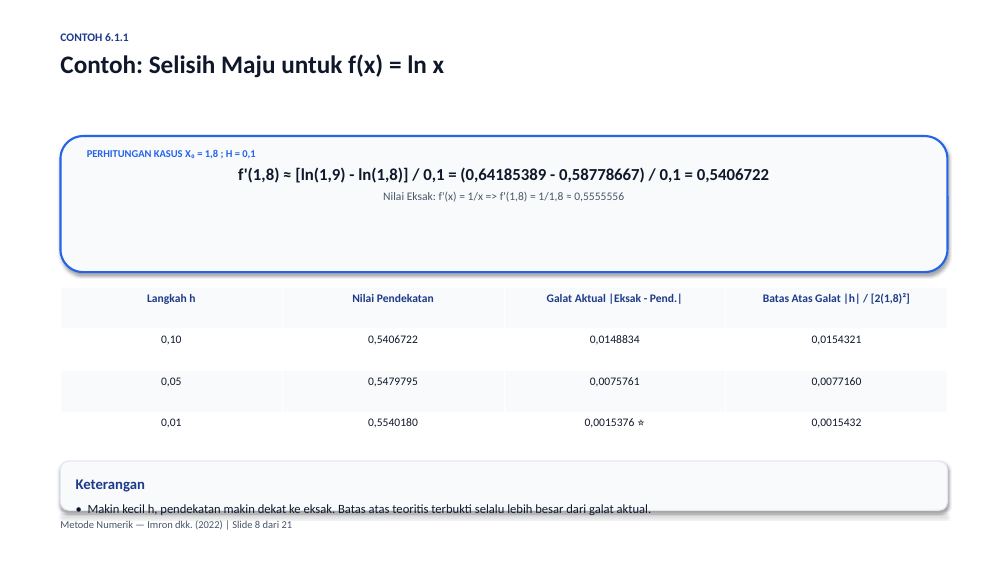
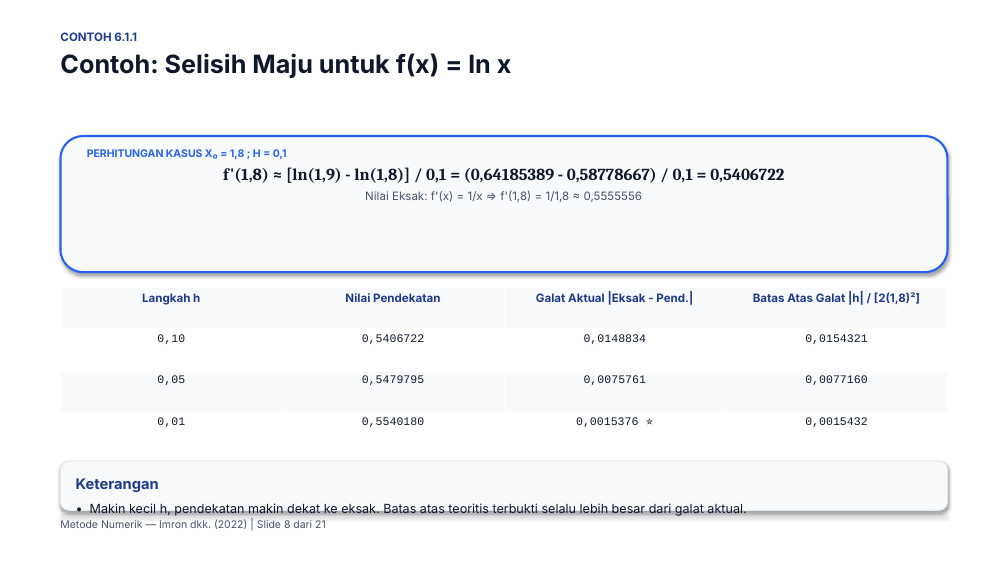
Before and after one commit to Moreyartea/Diferensiasi-Numerik, a slide deck: slide 8 of Diferensiasi_Numerik.pptx. Drawn at 1008x567 pixels with LibreOffice and Linux fonts; fonts in the diff are those of the drawing. Boxes give left, top, right and bottom in pixels: in the first picture for what was removed or moved away, otherwise in the second. Text is boxed around its words. In the diff, an @@ line names an element or a change of style, - is before the commit and + after.

Commit message:
feat: add local font assets and update print stylesheet for 16:9 presentation export

```diff
--- a/Diferensiasi_Numerik.pptx
+++ b/Diferensiasi_Numerik.pptx
@@ text "PERHITUNGAN KASUS X₀ = 1,8 ..." at bbox=[87, 149, 784, 202]: font Calibri to Inter in "PERHITUNGAN KASUS X₀ = 1,8 ; H ...", "Nilai Eksak: f'(x) = 1/x => f'(1,8) ..."; font Calibri to Cambria in "f'(1,8) ≈ [ln(1,9) - ln(1,8)] / 0,1 ..." @@
@@ table at bbox=[60, 287, 947, 454] @@
@@ font Calibri to Inter in "Langkah h", "Nilai Pendekatan", "Galat Aktual |Eksak - Pend.|", "Batas Atas Galat |h| / [2(1,8)²]" @@
@@ font Calibri to Courier New in "0,10", "0,5406722", "0,0148834", "0,0154321" and 8 more places @@
@@ font Calibri to Inter in 3 elements at bbox=[60, 32, 512, 78], bbox=[60, 519, 326, 529], bbox=[76, 478, 746, 516] @@
```
Also in this commit, not shown: 20 other slides changed, 13 other files.
